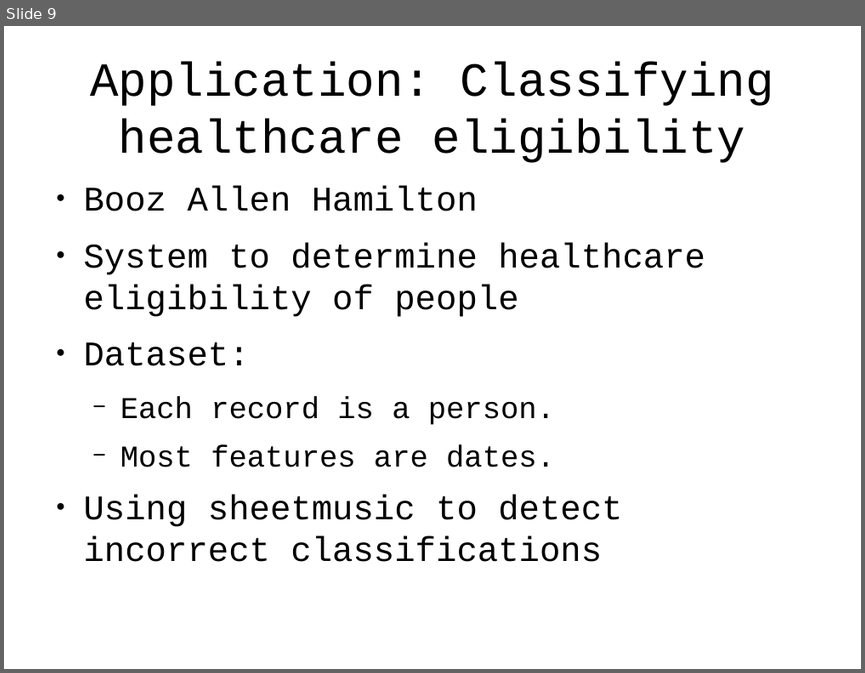
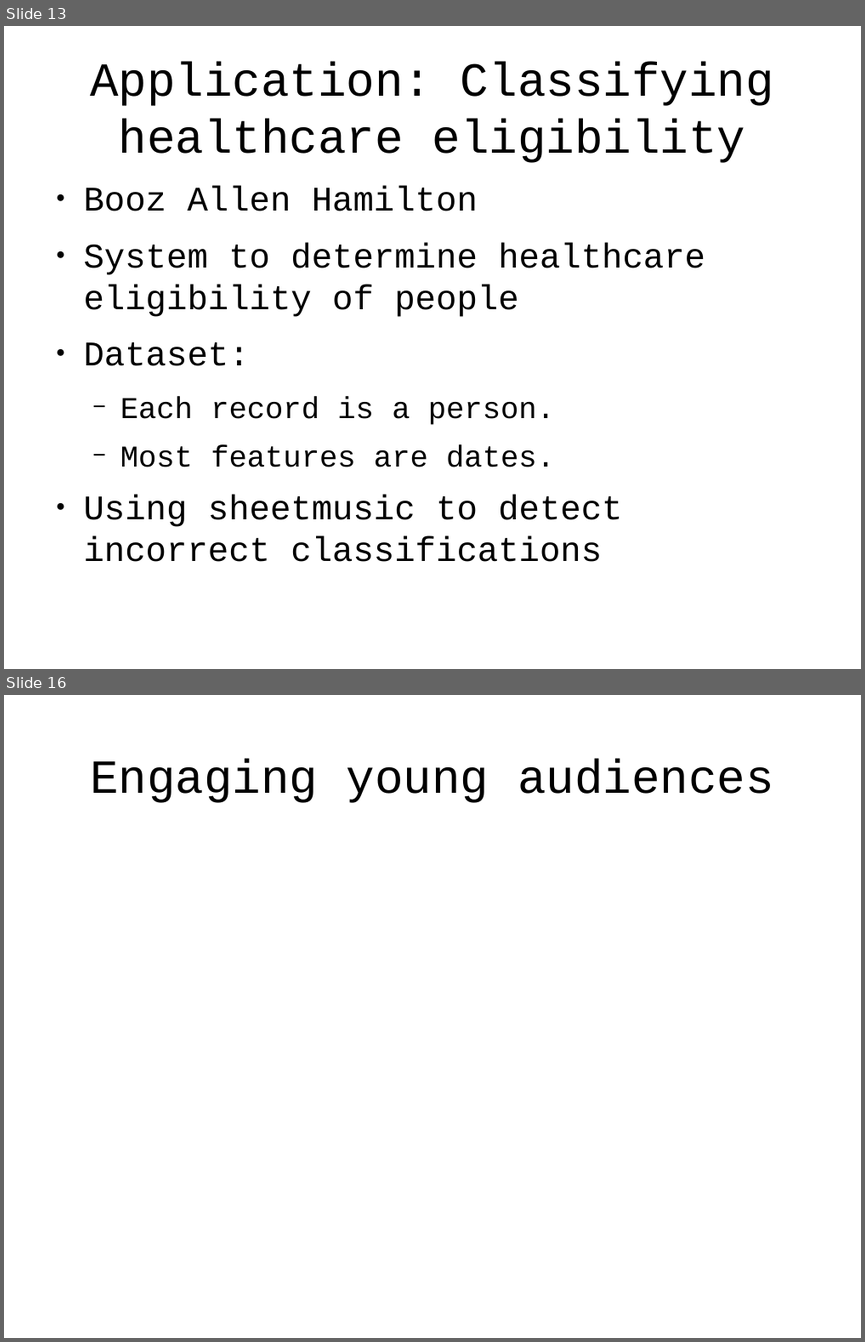
Before and after one commit to tlevine/gastronomification-big-data-talk, a slide deck: big-senses.odp. Shown one above the other, each under a label of ours: slide 9 before the commit, slides 13 and 16 after it; the slides between them are not shown. The pictures are 865x673 and 865x1342 pixels, drawn with LibreOffice and Linux fonts; fonts in the diff are those of the drawing; background and template pictures are left out. Boxes give left, top, right and bottom in pixels: in the first picture for what was removed or moved away, otherwise in the second. Text is boxed around its words. In the diff, an @@ line names an element or a change of style, - is before the commit and + after.

```diff
--- a/big-senses.odp
+++ b/big-senses.odp
@@ slide 16 added at bbox=[4, 695, 861, 1338], background #FFFFFF @@
@@ title added at bbox=[90, 759, 774, 803], 44 pt, text #000000 @@
+Engaging young audiences
@@ what was slide 9 is now slide 13 @@
```
Also in this commit, not shown: 1 slide changed, 5 other slides added.
